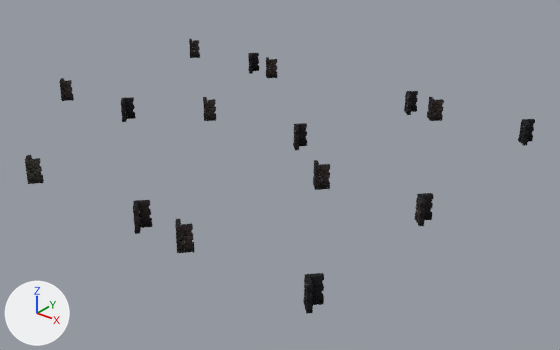
Before and after pictures for a commit that changed the glTF model web/props/dg_quoin_corner.glb.
Rendered twice from a camera (50 mm lens) standing at (51.4, -51.1, 32.9) and looking at (4.5, 7.5, -3.4). The axes (+X, +Y, +Z) are drawn at lower left. The lights are the same throughout. The picture after the commit comes second. Vertices at exactly the same position are counted once.

Script lines for the objects in view, before the commit:
```python
me_mesh1_056 = bpy.data.meshes.new('Mesh1.056')
me_mesh1_056.from_pydata(...)  # 19552 vertices, 14400 faces; spans x -25.5..24.8, y -14.5..25.5, z 0.0..2.4
me_mesh1_056.materials.append(mat_mat_dgp_quoin_corner)
ob_deco_dgp_quoin_corner = bpy.data.objects.new('DECO_DGP_QUOIN_CORNER', me_mesh1_056)
ob_deco_dgp_quoin_corner.location = (0.0, 0.0, 0.0)
```
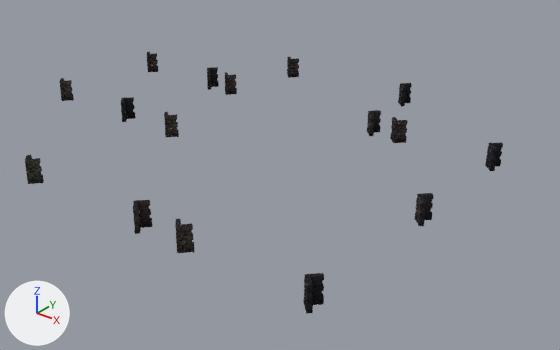
The newer file is also turned or shifted as a whole; pictures and numbers use the older file's frame.

What differs and where, as boxes [x1, y1, x2, y2] in the pictures (560 x 350 px; the box of a moved part takes in the faces that stretch with it):
'DECO_DGP_QUOIN_CORNER', reshaped (6% narrower)
    before: [25, 39, 535, 314]
    after: [25, 52, 503, 314]
part 1 of me_mesh1_056, moved or reshaped
    before: [193, 53, 200, 56]
    after: [292, 72, 299, 75]
part 2 of me_mesh1_056, moved or reshaped
    before: [193, 40, 199, 44]
    after: [292, 59, 299, 63]
part 3 of me_mesh1_056, moved or reshaped
    before: [404, 91, 444, 121]
    after: [207, 67, 237, 95]
part 4 of me_mesh1_056, moved or reshaped
    before: [518, 119, 535, 146]
    after: [367, 110, 381, 136]
part 5 of me_mesh1_056, moved or reshaped
    before: [313, 160, 330, 190]
    after: [164, 112, 179, 137]
part 6 of me_mesh1_056, moved or reshaped
    before: [293, 123, 307, 150]
    after: [485, 142, 503, 171]
part 7 of me_mesh1_056, moved or reshaped
    before: [203, 97, 216, 121]
    after: [390, 117, 408, 143]
part 8 of me_mesh1_056, moved or reshaped
    before: [266, 57, 277, 78]
    after: [147, 52, 159, 72]
part 9 of me_mesh1_056, moved or reshaped
    before: [189, 39, 199, 58]
    after: [287, 57, 298, 78]
part 10 of me_mesh1_056, moved or reshaped
    before: [248, 53, 259, 74]
    after: [398, 83, 412, 107]

What changed in the scene script:
```text
Change me_mesh1_056:
    used by ob_deco_dgp_quoin_corner; location = (0.0, 0.0, 0.0)
    remove me_mesh1_056.from_pydata(...)  # 19552 vertices, 14400 faces; spans x -25.5..24.8, y -14.5..25.5, z 0.0..2.4
    add me_mesh1_056.from_pydata(...)  # 19552 vertices, 14400 faces; spans x -25.5..24.8, y -14.5..27.5, z 0.0..2.4
    me_mesh1_056 part 1: the loose piece of 12 vertices spanning x -24.2..-23.5, y 23.9..24.5, z 0.3..0.7 is moved by (16.0, 2.0, 0.0)
    me_mesh1_056 part 2: the loose piece of 32 vertices spanning x -24.5..-23.5, y 23.9..24.7, z 2.0..2.4 is moved by (16.0, 2.0, 0.0)
    me_mesh1_056 part 3: all 2444 vertices in x 9.5..14.5, y 23.5..25.5, z 0.0..2.4 are moved by (-24.0, -8.0, 0.0)
    me_mesh1_056 part 4: all 1222 vertices in x 23.5..24.8, y 23.5..25.5, z 0.0..2.4 are moved by (-14.0, -8.0, 0.0)
    me_mesh1_056 part 5: all 1222 vertices in x 12.5..14.5, y 1.5..2.8, z 0.0..2.4 are moved by (-20.0, 0.0, 0.0)
    me_mesh1_056 part 6: all 1222 vertices in x 5.5..6.8, y 7.5..9.5, z 0.0..2.4 are moved by (18.0, 8.0, 0.0)
    me_mesh1_056 part 7: all 1222 vertices in x -7.5..-5.5, y 7.5..8.8, z 0.0..2.4 are moved by (20.0, 8.0, 0.0)
    me_mesh1_056 part 8: all 1222 vertices in x -11.5..-9.5, y 23.5..24.8, z 0.0..2.4 are moved by (-14.0, -8.0, 0.0)
    me_mesh1_056 part 9: 910 of the vertices in x -25.5..-23.6, y 23.5..24.8, z 0.0..2.4 are moved by (16.0, 2.0, 0.0)
    me_mesh1_056 part 10: all 1222 vertices in x -14.5..-13.2, y 23.5..25.5, z 0.0..2.4 are moved by (22.0, 2.0, 0.0)
    other edits to the shape of me_mesh1_056 do not show in these pictures
```
